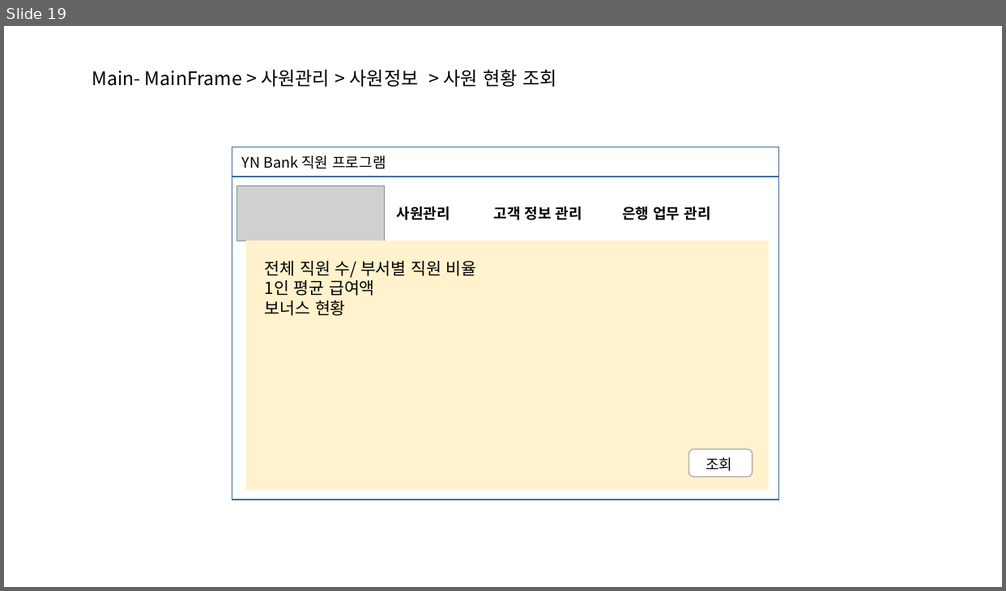
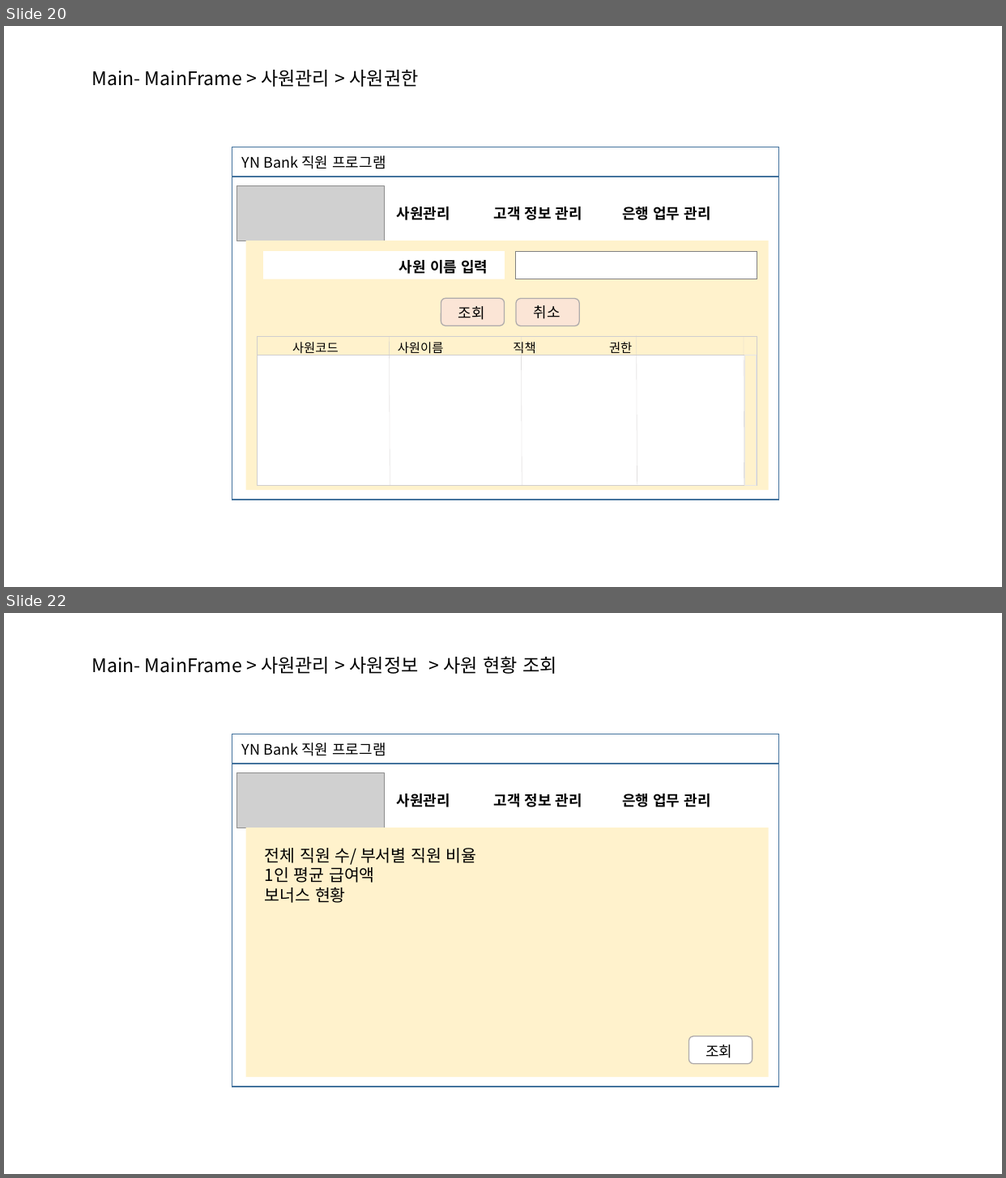
Before and after one commit to DaeguIT-MinSuKim/yi_java3st_2team, a slide deck: file/NEW UI 설계화면.pptx. Shown one above the other, each under a label of ours: slide 19 before the commit, slides 20 and 22 after it; the slides between them are not shown. The pictures are 1006x591 and 1006x1178 pixels, drawn with LibreOffice and Linux fonts; fonts in the diff are those of the drawing; grey boxes stand for pictures; background and template pictures are left out. Boxes give left, top, right and bottom in pixels: in the first picture for what was removed or moved away, otherwise in the second. Text is boxed around its words. In the diff, an @@ line names an element or a change of style, - is before the commit and + after.

```diff
--- a/file/NEW UI 설계화면.pptx
+++ b/file/NEW UI 설계화면.pptx
@@ slide 20 added at (4, 26, 1002, 587), background #FFFFFF @@
@@ text added at (92, 70, 419, 87), 18 pt, text #000000 @@
+Main- MainFrame > 사원관리 > 사원권한
@@ rectangle added at (232, 148, 779, 501), outline #43739E 1 pt @@
@@ rectangle added at (232, 148, 779, 177), outline #43739E 1 pt @@
@@ text added at (242, 156, 386, 169), 14 pt, text #000000 @@
+YN Bank 직원 프로그램
@@ picture added at (236, 186, 385, 241) @@
@@ text added at (397, 207, 450, 220), 14 pt, text #000000, bold @@
+사원관리
@@ text added at (494, 207, 582, 220), 14 pt, text #000000, bold @@
+고객 정보 관리
@@ text added at (622, 207, 711, 220), 14 pt, text #000000, bold @@
+은행 업무 관리
@@ rectangle added at (246, 241, 769, 490), fill #FFF2CC @@
@@ rectangle added at (398, 235, 476, 258), fill #FFFFFF @@
@@ rectangle added at (263, 251, 504, 279), fill #FFFFFF @@
@@ text added at (399, 260, 488, 274), 14 pt, text #000000, bold @@
+사원 이름 입력
@@ rectangle added at (516, 251, 757, 279), fill #FFFFFF, outline #808080 1 pt @@
@@ rounded rectangle added at (441, 298, 505, 327), fill #FBE5D6, outline #AFABAB 1 pt @@
@@ text added at (458, 306, 485, 320), 14 pt, text #000000 @@
+조회
@@ rounded rectangle added at (516, 298, 580, 327), fill #FBE5D6, outline #AFABAB 1 pt @@
@@ text added at (534, 305, 560, 319), 14 pt, text #000000 @@
+취소
@@ rectangle added at (257, 337, 757, 485), fill #FFFFFF, outline #D0CECE 0.25 pt @@
@@ rectangle added at (257, 337, 757, 356), fill #FFF2CC, outline #D0CECE 0.25 pt @@
@@ line added from (390, 337) to (390, 485), #D0CECE 0.25 pt @@
@@ line added from (522, 337) to (522, 485), #D0CECE 0.25 pt @@
@@ line added from (637, 336) to (637, 485), #D0CECE 0.25 pt @@
@@ line added from (744, 337) to (744, 485), #D0CECE 0.25 pt @@
@@ text added at (292, 342, 632, 356), 12 pt, text #000000 @@
+사원코드 사원이름 직책 권한
@@ rectangle added at (744, 356, 756, 485), fill #FFF2CC, outline #E7E6E6 0.5 pt @@
@@ what was slide 19 is now slide 22 @@
```
Also in this commit, not shown: 1 slide changed, 2 other slides added.
